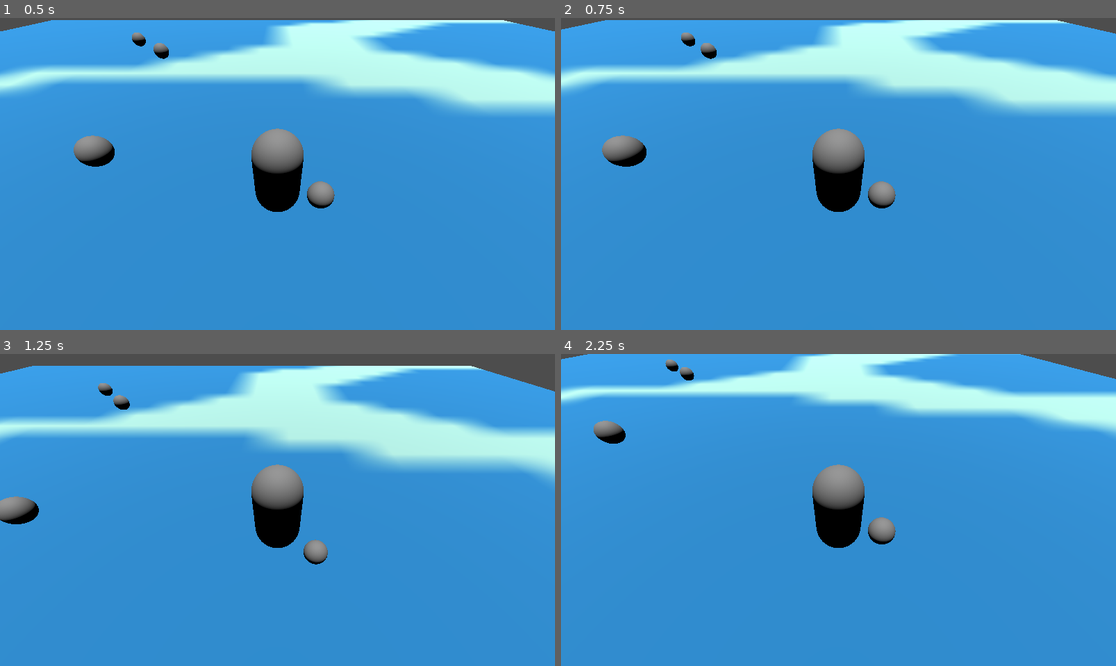
Above: before the commit, frames 1-4 (two rows, left to right).
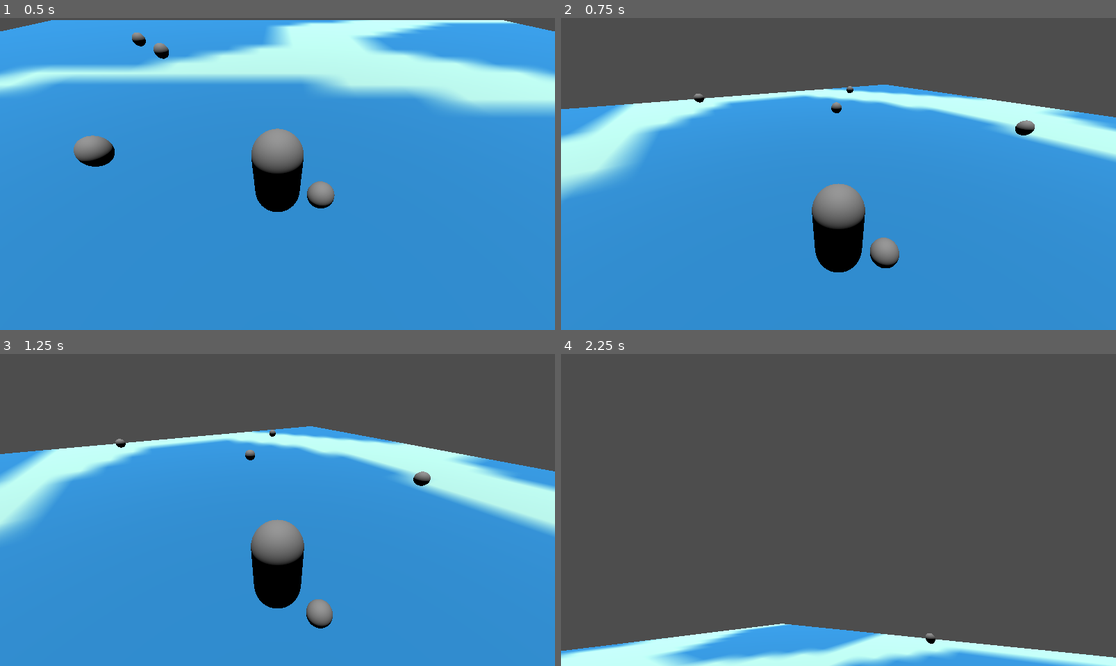
Above: after the commit, the same moments.

Repository: arry424/Chaunch
Game: Godot game, scene res://scenes/main.tscn
Same seed, same stepped clock (60 frames per second), same inputs: the game is played once before the commit and once after it.
Inputs (mouse positions are in pixels of both pictures, inside the frame that each line leads up to):
- Up to frame 1 (0.5 s): no input
- Up to frame 2 (0.75 s): move the mouse to (960, 158) at 0.52 s; hold D (move_right) from 0.53 s (still down); hold E (pick_up) from 0.53 s (still down)
- Up to frame 3 (1.25 s): keep holding D (move_right); keep holding E (pick_up); tap Space (jump) at 0.77 s
- Up to frame 4 (2.25 s): move the mouse to (727, 525) at 1.27 s; release D (move_right) at 1.28 s; release E (pick_up) at 1.28 s; hold S (move_back) 1.28-2.03 s; tap Shift (sprint) at 1.35 s; tap Space (jump) at 1.52 s; move the mouse to (894, 441) at 2.02 s; hold D (move_right) from 2.03 s (still down); hold R (throw) from 2.03 s (still down)

Frame 1 is identical in both runs. In frame 2, 38% of the frame differs, in the area x 0-100%, y 0-82%; in frame 3, 38%; in frame 4, 97%, in the area x 0-100%, y 0-100%.

Commit message:
added camera movement
still need to make throw in the right direction

Diff:
--- a/code/player.gd
+++ b/code/player.gd
@@ -6,7 +6,10 @@
 
 # Get the gravity from the project settings to be synced with RigidBody nodes.
 var gravity = ProjectSettings.get_setting("physics/3d/default_gravity")
+@onready var camera = $Camera3D
 
+var look_dir: Vector2
+var camera_sens = 50
 
 var is_sprinting = false
 
@@ -35,7 +38,20 @@
 	if is_sprinting:
 		velocity.x = velocity.x * 2
 		velocity.z = velocity.z * 2
+	_rotate_camera(delta)
 	move_and_slide()
+
+
+func _input(event: InputEvent):
+	if event is InputEventMouseMotion: look_dir = event.relative * 0.01
+
+func _rotate_camera(delta: float, sens_mod: float = 1.0):
+	var input = Input.get_vector("look_left","look_right","look_up","look_down")
+	look_dir += input
+	rotation.y -= look_dir.x * camera_sens * delta
+	print(rotation.y)
+	camera.rotation.x = clamp(camera.rotation.x - look_dir.y * camera_sens * sens_mod* delta, -90, 90)
+	look_dir = Vector2.ZERO
 
 func _process(delta):
 	if Input.is_action_just_pressed("sprint"):
--- a/project.godot
+++ b/project.godot
@@ -62,6 +62,22 @@
 "events": [Object(InputEventKey,"resource_local_to_scene":false,"resource_name":"","device":-1,"window_id":0,"alt_pressed":false,"shift_pressed":false,"ctrl_pressed":false,"meta_pressed":false,"pressed":false,"keycode":0,"physical_keycode":82,"key_label":0,"unicode":114,"echo":false,"script":null)
 ]
 }
+look_left={
+"deadzone": 0.5,
+"events": []
+}
+look_right={
+"deadzone": 0.5,
+"events": []
+}
+look_up={
+"deadzone": 0.5,
+"events": []
+}
+look_down={
+"deadzone": 0.5,
+"events": []
+}
 
 [layer_names]
 
